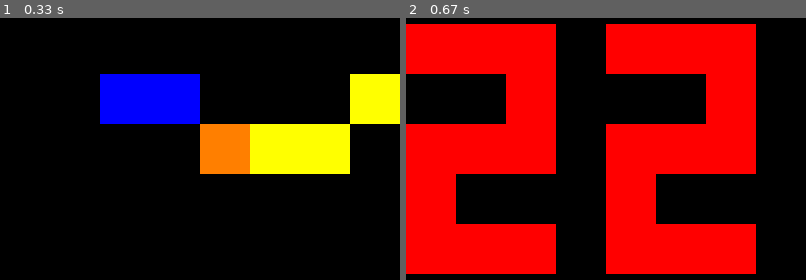
Above: before the commit, frames 1-2 (left to right).
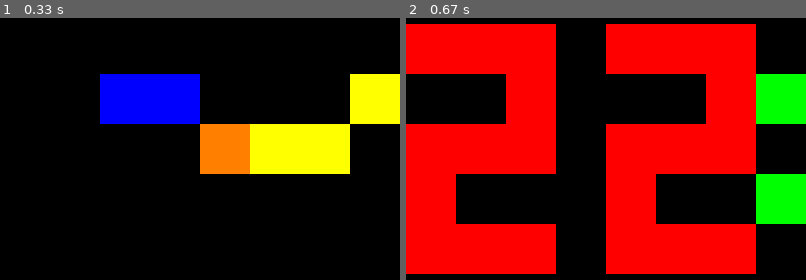
Above: after the commit, the same moments.

Repository: danielbrierley/senseclock
Game: pygame game, started from main.py
The game is run twice, just before and just after one commit, with the same random seed, the same clock (stepped at 60 frames per second) and the same inputs.
Inputs:
- Up to frame 1 (0.33 s): no input
- Up to frame 2 (0.67 s): hold D from 0.33 s (still down)

Frame 1 is identical in both runs. In frame 2, 4.8% of the frame differs, in the area x 87-100%, y 21-79%.

Commit message:
Clock Improvements

Diff:
--- a/digitalClock.py
+++ b/digitalClock.py
@@ -6,7 +6,7 @@
 O = False
 
 RED = [255,0,0]
-BLUE = [0,255,255]
+BLUE = [0,0,255]
 BLACK = [0,0,0]
 
 images = [
@@ -99,10 +99,16 @@
 def digitalClock(pixels,screen):
     now = time.localtime()
 
+    DOT1 = 2
+    DOT2 = 4
     if screen == 1:
-        pixels = displayNumber(pixels,now.tm_min,[1,2],BLUE)
+        pixels = displayNumber(pixels,now.tm_min,[1,1],BLUE)
+        pixels[DOT1*8] = [0,255,0]
+        pixels[DOT2*8] = [0,255,0]
     else:
         pixels = displayNumber(pixels,now.tm_hour,[0,1],RED)
+        pixels[DOT1*8+7] = [0,255,0]
+        pixels[DOT2*8+7] = [0,255,0]
     return pixels
 
 
